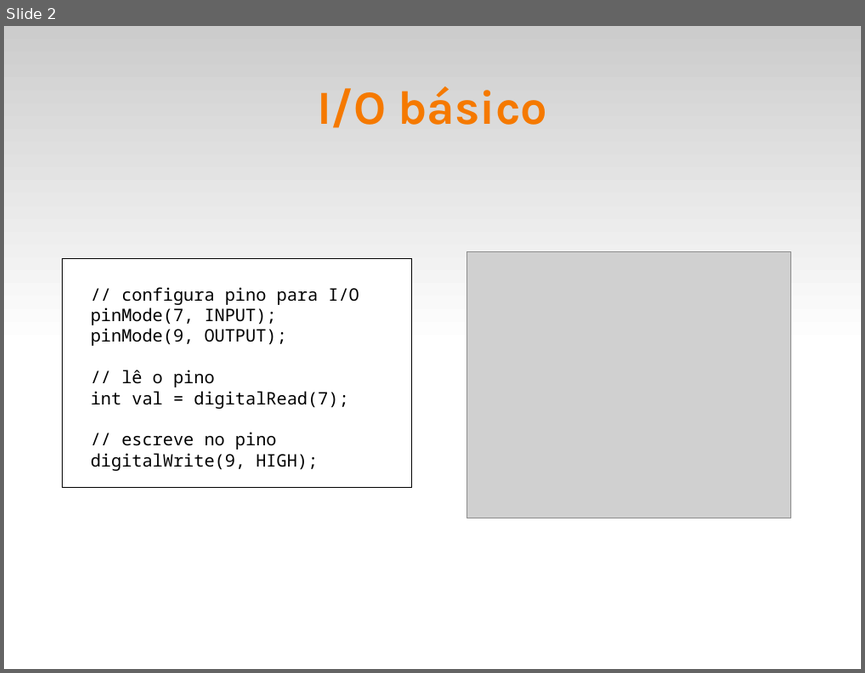
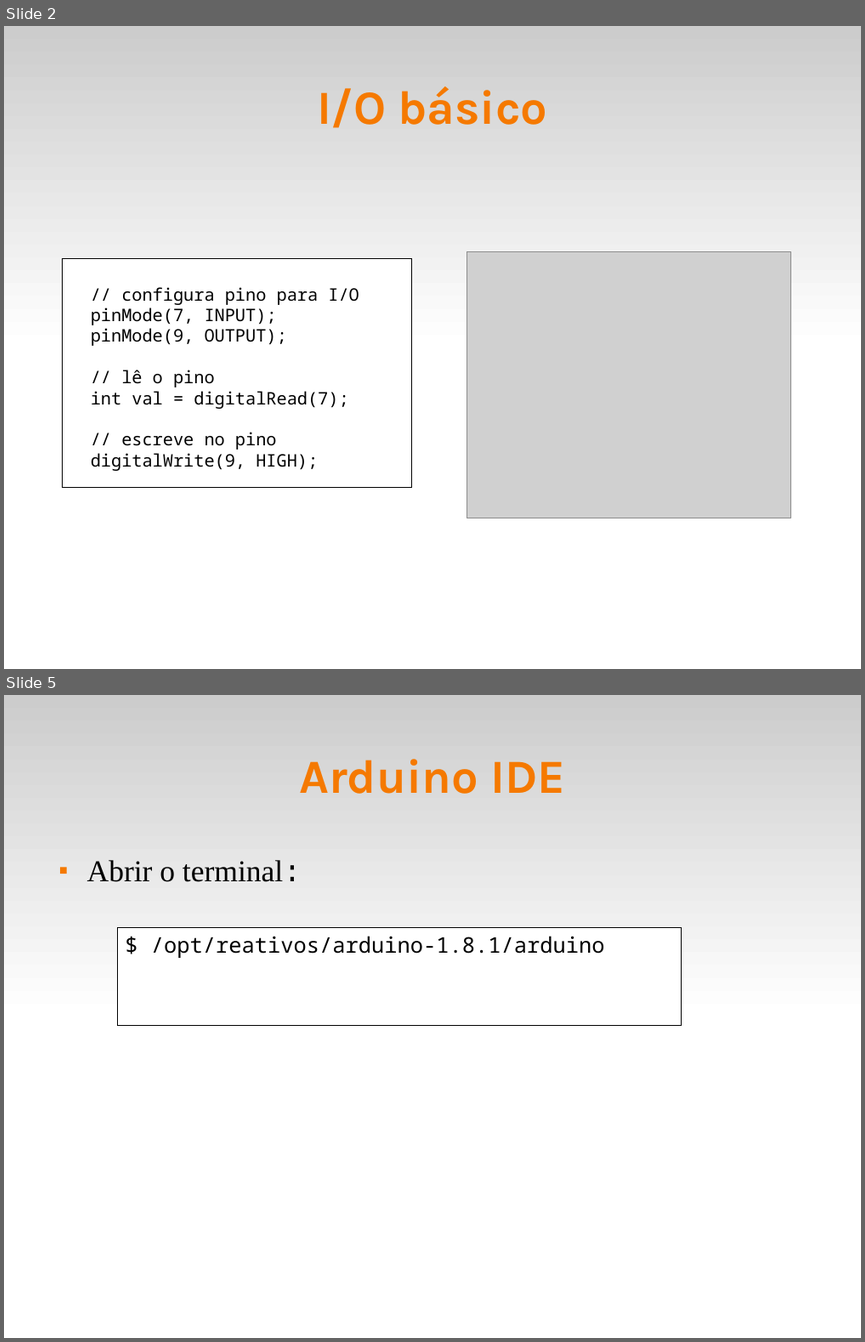
Before and after one commit to fsantanna-uerj/reativos, a slide deck: slides/02_arduino.odp. Shown one above the other, each under a label of ours: slide 2 before the commit, slides 2 and 5 after it; the slides between them are not shown. The pictures are 865x673 and 865x1342 pixels, drawn with LibreOffice and Linux fonts; fonts in the diff are those of the drawing; grey boxes stand for pictures. Boxes give left, top, right and bottom in pixels: in the first picture for what was removed or moved away, otherwise in the second. Text is boxed around its words. In the diff, an @@ line names an element or a change of style, - is before the commit and + after.

```diff
--- a/slides/02_arduino.odp
+++ b/slides/02_arduino.odp
@@ slide 5 added at [4, 695, 861, 1338], background #FFFFFF; not listed: 1 template element that a slide beside it also shows @@
@@ title added at [299, 759, 565, 794], 44 pt, text #F57900, bold @@
+Arduino IDE
@@ text added at [87, 860, 302, 882], 28 pt, text #000000 @@
+■ Abrir o terminal:
@@ rectangle added at [118, 928, 681, 1026], fill #FFFFFF, outline #000000 0 pt, 20 pt, text #000000 @@
+$ /opt/reativos/arduino-1.8.1/arduino
```
Also in this commit, not shown: 3 slides changed, 1 other slide added, 3 slides removed, 6 other files.
